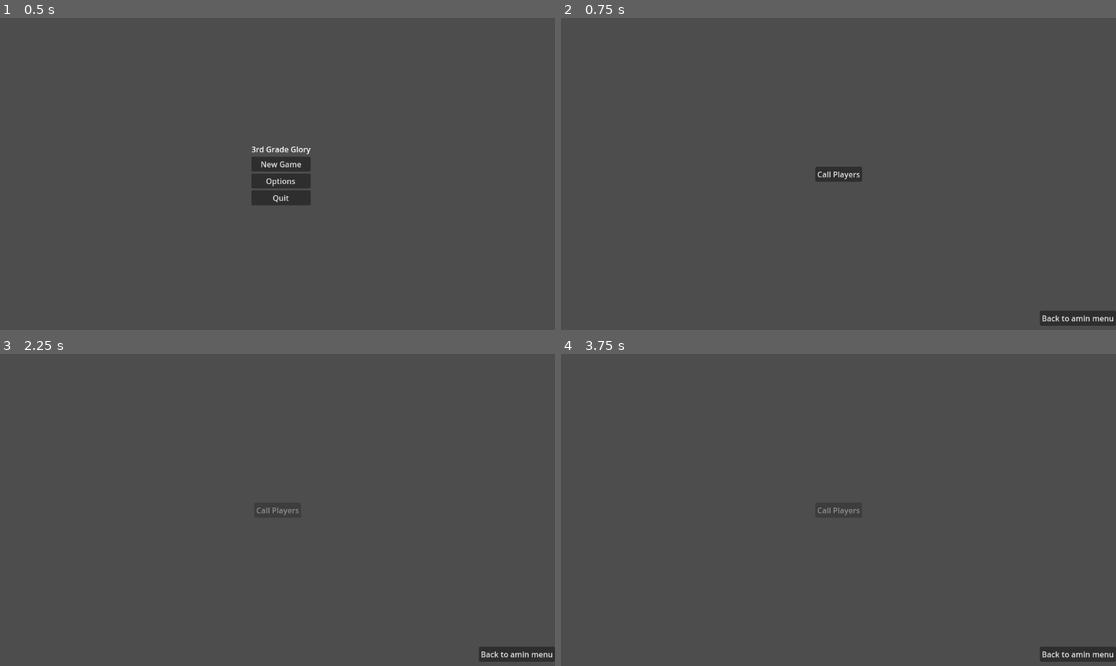
Above: before the commit, frames 1-4 (two rows, left to right).
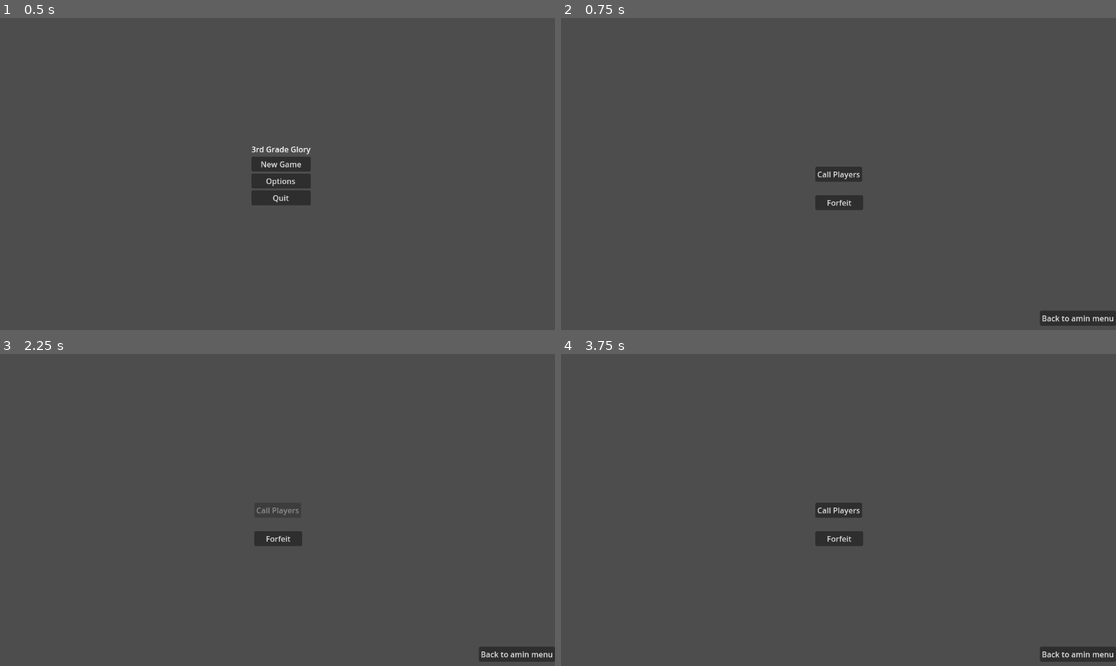
Above: after the commit, the same moments.

Repository: Slo33er/3rdgradeglory
Game: Godot game, scene res://main_menu.tscn
The game is run twice, just before and just after one commit, with the same random seed, the same clock (stepped at 60 frames per second) and the same inputs.
Inputs:
- Up to frame 1 (0.5 s): no input
- Up to frame 2 (0.75 s): click "New Game" at 0.5 s
- Up to frame 3 (2.25 s): click "Call Players" at 1.25 s; click "Return To Clubroom" at 2 s
- Up to frame 4 (3.75 s): click "Back to amin menu" at 2.75 s; click "New Game" at 3.5 s

Frame 1 is identical in both runs. In frame 2, 0.4% of the frame differs, in the area x 45-55%, y 56-62%; in frame 3, 0.4%; in frame 4, 0.4%, in the area x 45-55%, y 49-62%.

Commit message:
Reset team each week, added forfeit button

Diff:
--- a/GameState.gd
+++ b/GameState.gd
@@ -1,16 +1,39 @@
 extends Node
+var wins: int = 0
+var losses: int = 0
+var forfeits: int = 0
+var money: int = 500
+var morale: int = 75
+var backup_calls: int = 3
+#Stores Rsults like ["Win", "Loss", "Forfeit"]
+var match_results: Array = []
+var current_week: int = 1
+var called_players: Array = []#Trackplayers
+var players_ready_list: Array = [] #Store Players name marked in
+var already_visited_clubroom: bool = false
+var player_called_this_week: bool = false
+# Has player calling already been done?
+var team_finalised: bool = false
+
+
+
 
 func _ready():
 	#Mark that we have been to the clubroom at least once
 	GameState.already_visited_clubroom = true
+	GameState.current_week += 1
+	GameState.players_ready_list.clear()
+	GameState.player_called_this_week = false
 
-var called_players: Array = []#Trackplayers
-var players_ready_list: Array = [] #Store Players name marked in
-var already_visited_clubroom: bool = false
 
-# Has player calling already been done?
-var team_finalised: bool = false
-
-#Stores Rsults like ["Win", "Loss", "Forfeit"]
-var match_results: Array = []
-var current_week: int = 1
+func reset():
+	current_week = 1
+	wins = 0
+	losses = 0
+	forfeits = 0
+	money = 500
+	morale = 75
+	backup_calls = 3
+	match_results.clear()
+	players_ready_list.clear()
+	team_finalised = false
--- a/call_players.gd
+++ b/call_players.gd
@@ -72,7 +72,7 @@
 
 	#30% chance a player gives an excuse
 	var roll = randi() %100
-	if roll < 30:
+	if roll < 1:
 		var excuse = excuses[randi() % excuses.size()]
 		excuse_message = "%s can't play: %s" %[player_name, excuse]
 		add_excuse(player_name)
--- a/clubroom.gd
+++ b/clubroom.gd
@@ -1,6 +1,10 @@
 extends Control
 
 func _ready():
+	# Check buttons exist before changing visibility
+	if has_node("ForfeitButton"):
+		$ForfeitButton.visible = false
+
 	$StartMatchButton.visible = false #Default hidden
 
 	for player_name in GameState.players_ready_list:
@@ -14,8 +18,15 @@
 	#Hide or disable Call players if team is locked in
 	if GameState.team_finalised:
 		$Call_Players.disabled = true
-	if GameState.players_ready_list.size() >= 9:
+
+	var count = GameState.players_ready_list.size()
+
+	if count >= 9:
 		$StartMatchButton.visible = true
+		$ForfeitButton.visible = false
+	else:
+		$StartMatchButton.visible = false
+		$ForfeitButton.visible = true
 
 
 func _on_back_to_menu_pressed():
@@ -36,48 +47,47 @@
 	var players_ready = GameState.players_ready_list.size()
 	var result = ""
 
-	# Simulate the result based on number of players
 	if players_ready < 9:
+		GameState.forfeits += 1
 		result = "Forfeit"
 	elif players_ready >= 11:
 		result = "Win"
 	else:
 		var roll = randi() % 100
-		result = "Win" if roll < 60 else "Loss"
+		if roll < 75:
+			result = "Win"
+		else:
+			result = "Loss"
 
 	# Store the result
 	GameState.match_results.append("Week %d: %s" % [GameState.current_week, result])
 	GameState.current_week += 1
+	if GameState.current_week > 12:
+		$MatchResultLabel.text = "Season is over"
+		$MatchResultLabel.visible = true
+		$StartMatchButton.visible = false
+		return
 
-	# Create a simple popup panel manually
-	var popup = Panel.new()
-	popup.custom_minimum_size = Vector2(200, 120)
-	popup.set_anchors_and_offsets_preset(Control.PRESET_CENTER_BOTTOM)
+	# Display result on the label instead of popup
+	$MatchResultLabel.text = "Result: %s" % result
+	$MatchResultLabel.visible = true
 
-	var vbox = VBoxContainer.new()
-	vbox.alignment = BoxContainer.ALIGNMENT_CENTER
-	vbox.set_anchors_and_offsets_preset(Control.PRESET_CENTER)
-	popup.add_child(vbox)
-
-	# Add result label
-	var label = Label.new()
-	label.text = "Result: %s" % result
-	label.horizontal_alignment = HORIZONTAL_ALIGNMENT_FILL
-	vbox.add_child(label)
-
-	# Add OK button
-	var ok_button = Button.new()
-	ok_button.text = "OK"
-	#ok_button.horizontal_alignment = HORIZONTAL_ALIGNMENT_CENTER
-	ok_button.pressed.connect(func(): popup.queue_free())
-	vbox.add_child(ok_button)
-
-	add_child(popup)
-
-	# Update match history
+	# Update match history list
 	show_match_history()
 
+	#Reset Player list
+	GameState.players_ready_list.clear()
+	for child in $TeamListContainer.get_children():
+		child.queue_free()
 
+		# ✅ Allow players to be called again
+	GameState.player_called_this_week = false
+	GameState.team_finalised = false
+
+
+	#Buttons
+	$StartMatchButton.set_disabled(not GameState.player_called_this_week)
+	$Call_Players.disabled = false
 
 
 func show_match_history():
@@ -87,3 +97,34 @@
 		var label = Label.new()
 		label.text = match
 		$MatchHistory.add_child(label)
+
+
+func _on_ForfeitButton_pressed():
+	var result = "Forfeit"
+	GameState.forfeits += 1
+
+	GameState.match_results.append("Week %d: %s" % [GameState.current_week, result])
+	GameState.current_week += 1
+
+	if GameState.current_week > 12:
+		$MatchResultLabel.text = "Season is over"
+		$MatchResultLabel.visible = true
+		$StartMatchButton.visible = false
+		$ForfeitButton.visible = false
+		return
+
+	$MatchResultLabel.text = "Result: %s" % result
+	$MatchResultLabel.visible = true
+
+	show_match_history()
+
+	# Clear team and prepare next week
+	GameState.players_ready_list.clear()
+	for child in $TeamListContainer.get_children():
+		child.queue_free()
+
+	GameState.player_called_this_week = false
+	GameState.team_finalised = false
+
+	$StartMatchButton.set_disabled(true)
+	$Call_Players.disabled = false
--- a/clubroom.tscn
+++ b/clubroom.tscn
@@ -52,11 +52,27 @@
 
 [node name="StartMatchButton" type="Button" parent="."]
 layout_mode = 0
-offset_left = 533.0
-offset_top = 386.0
-offset_right = 632.0
-offset_bottom = 417.0
+offset_left = 528.0
+offset_top = 368.0
+offset_right = 627.0
+offset_bottom = 399.0
 text = "Start Match"
+
+[node name="ForfeitButton" type="Button" parent="."]
+visible = false
+layout_mode = 0
+offset_left = 528.0
+offset_top = 368.0
+offset_right = 627.0
+offset_bottom = 399.0
+text = "Forfeit"
+
+[node name="MatchResultLabel" type="Label" parent="."]
+layout_mode = 0
+offset_left = 560.0
+offset_top = 433.0
+offset_right = 600.0
+offset_bottom = 456.0
 
 [node name="MatchHistory" type="VBoxContainer" parent="."]
 layout_mode = 0
@@ -68,3 +84,4 @@
 [connection signal="pressed" from="Call_Players" to="." method="_on_call_players_pressed"]
 [connection signal="pressed" from="VBoxContainer/Back To Main Menu" to="." method="_on_back_to_menu_pressed"]
 [connection signal="pressed" from="StartMatchButton" to="." method="_on_startMatchButtonPressed"]
+[connection signal="pressed" from="ForfeitButton" to="." method="_on_ForfeitButton_pressed"]
--- a/main_menu.gd
+++ b/main_menu.gd
@@ -6,3 +6,4 @@
 
 func _on_new_game_pressed():
 	get_tree().change_scene_to_file("res://clubroom.tscn")
+	GameState.reset()
